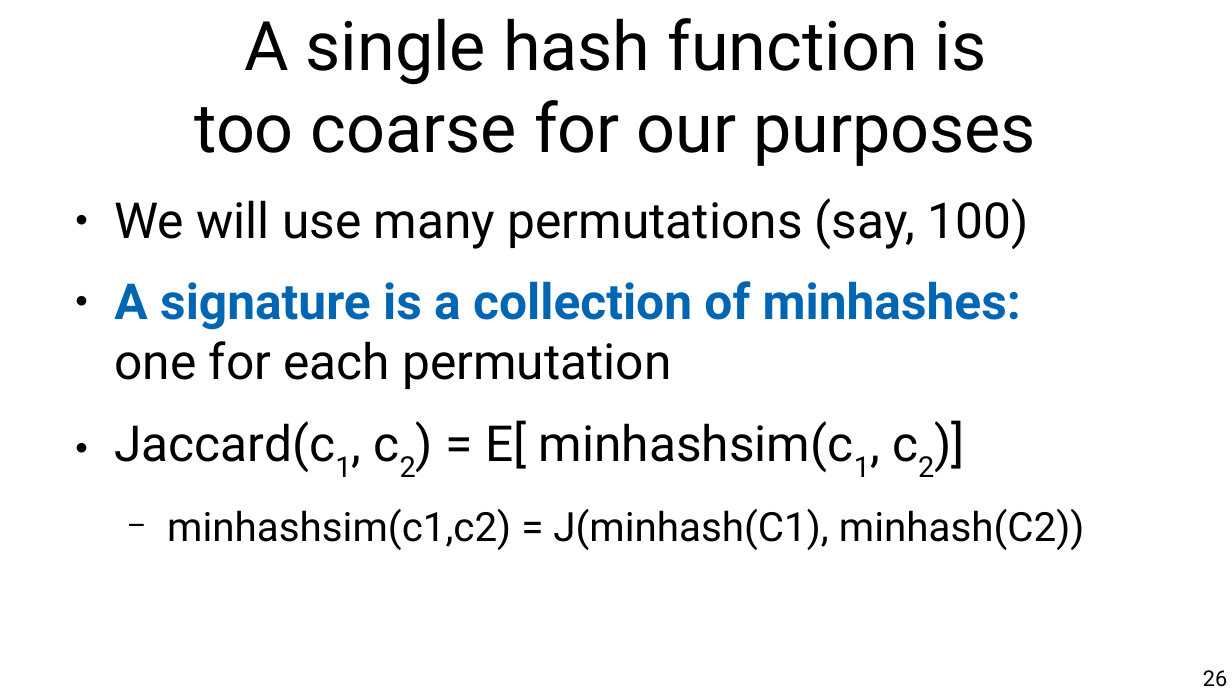
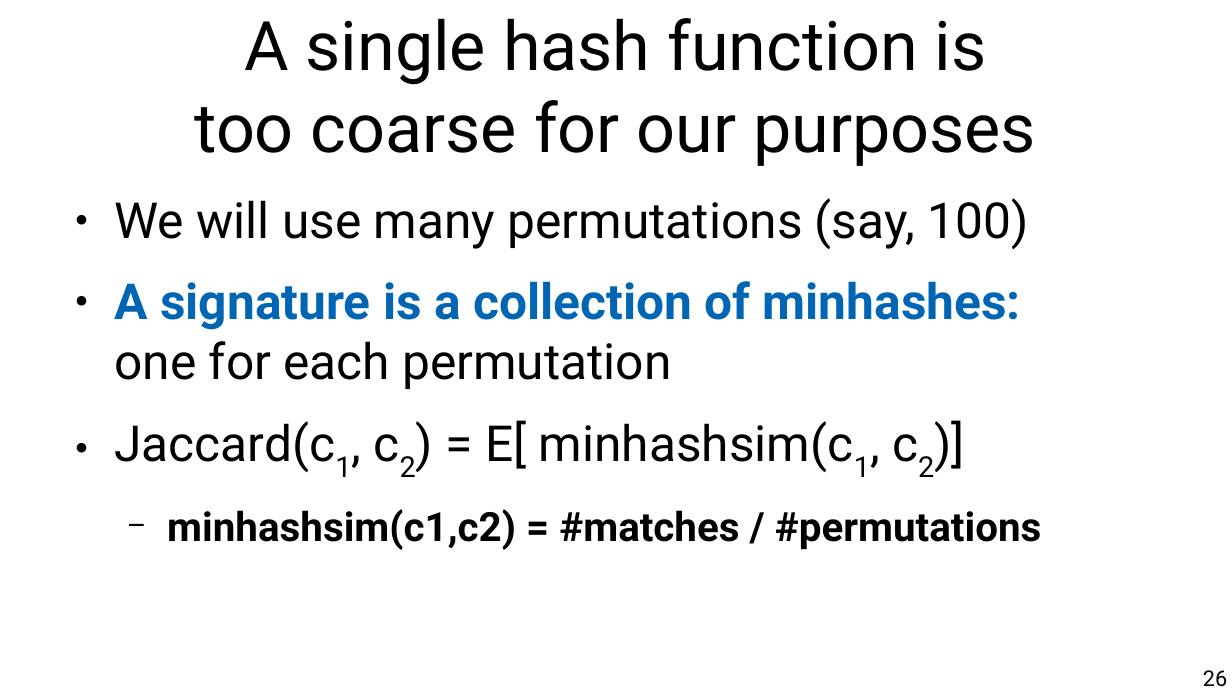
Before and after one commit to chatox/data-mining-course, a slide deck: slide 26 of theory/tt04_near_duplicates.odp. Drawn at 1232x693 pixels with LibreOffice and Linux fonts; fonts in the diff are those of the drawing. Boxes give left, top, right and bottom in pixels: in the first picture for what was removed or moved away, otherwise in the second. Text is boxed around its words. In the diff, an @@ line names an element or a change of style, - is before the commit and + after.

```diff
--- a/theory/tt04_near_duplicates.odp
+++ b/theory/tt04_near_duplicates.odp
@@ text at <box>167,509,1042,550</box>: text changed; bold on @@
-  − minhashsim(c1,c2) = J(minhash(C1), minhash(C2))
+  − minhashsim(c1,c2) = #matches / #permutations
```
Also in this commit, not shown: 1 other file.
